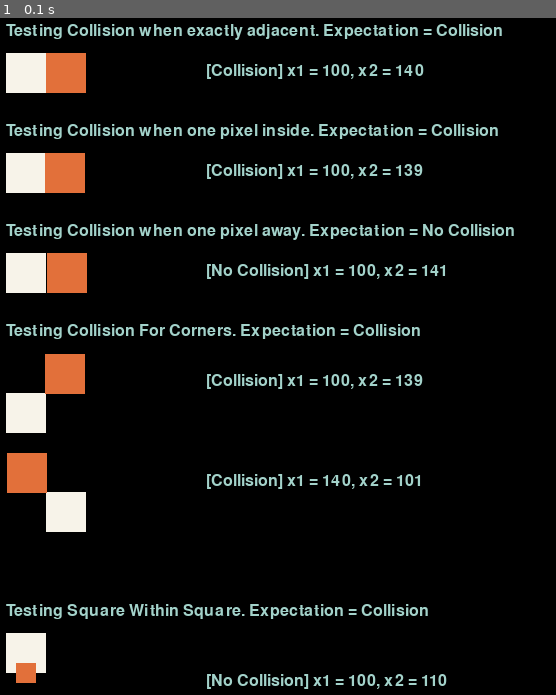
Above: before the commit, frame 1.
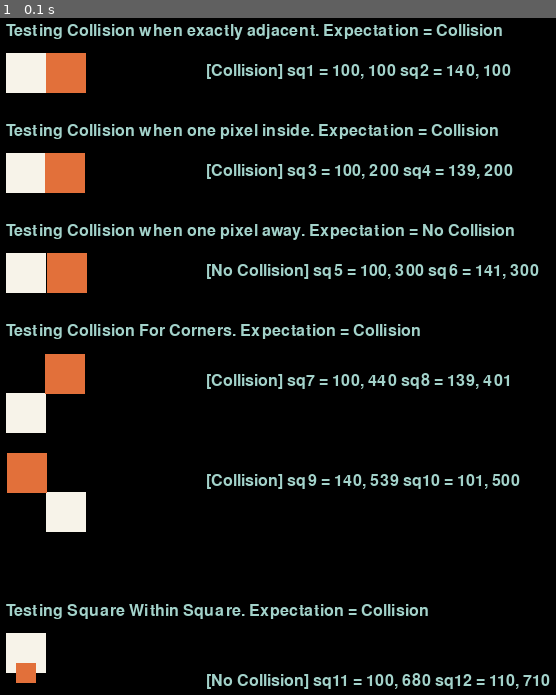
Above: after the commit, the same moment.

Repository: JTSipowicz/ProjectSnakeSolver
Game: pygame game, started from testing.py
Two runs of this game, one before a commit and one after it. Both use one fixed random seed, a clock stepped at 60 frames per second and the inputs below.
Inputs:
- Up to frame 1 (0.1 s): no input

The runs differ from the first frame. In frame 1, 2.3% of the frame differs, in the area x 51-99%, y 6-100%.

Commit message:
Temp Cursed

Diff:
--- /dev/null
+++ b/agent.py
@@ -0,0 +1,136 @@
+import torch
+import random
+import numpy as np
+from collections import deque
+from scoreboard import Scoreboard
+from data_structures import Point
+from model import Linear_QNet, QTrainer
+from helper import plot
+from game import Game
+
+MAX_MEMORY = 100_000
+BATCH_SIZE = 1000
+LR = 0.001
+
+class Agent():
+    def __init__(self):
+        self.num_games = 0
+        self.epsilon = 0    # Control randomness
+        self.gamma = 0.9  # Discount rate
+        self.memory = deque(maxlen=MAX_MEMORY) # Pop at max
+        self.model = Linear_QNet(11, 256, 3)
+        self.trainer = QTrainer(self.model, lr=LR, gamma=self.gamma)
+
+
+    def get_state(self, game):
+        head = game.get_snake_head()
+        snake_len = game.get__snake_length()
+        snake_dir = game.get_snake_direction()
+        food_coor = game.get_food_coor()
+        # Point coordinates are bottom left of rect
+        point_r = Point(head.x + (snake_len * 2), head.y)
+        point_u = Point(head.x, head.y - (snake_len * 2))
+        point_l = Point(head.x - snake_len, head.y)
+        point_d = Point(head.x, head.y + snake_len)
+
+        dir_r = snake_dir == 'RIGHT'
+        dir_u = snake_dir == 'UP'
+        dir_l = snake_dir == 'LEFT'
+        dir_d = snake_dir == 'DOWN'
+
+        state = [
+            # Danger in straight direction
+            (dir_r and game.is_Collision(point_r)) or
+            (dir_u and game.is_Collision(point_u)) or
+            (dir_l and game.is_Collision(point_l)) or
+            (dir_d and game.is_Collision(point_d)),
+
+            # Danger right
+            (dir_r and game.is_Collision(point_u)) or
+            (dir_u and game.is_Collision(point_r)) or
+            (dir_l and game.is_Collision(point_u)) or
+            (dir_d and game.is_Collision(point_l)),
+
+            # Danger left
+            (dir_r and game.is_Collision(point_u)) or
+            (dir_u and game.is_Collision(point_l)) or
+            (dir_l and game.is_Collision(point_d)) or
+            (dir_d and game.is_Collision(point_r)),
+
+            # Direction
+            dir_r,
+            dir_u,
+            dir_l,
+            dir_d,
+
+            # self.food Location
+            food_coor.x < head.x,     # self.food to the left
+            food_coor.x > head.x,     # self.food to the right
+            food_coor.y < head.y,     # self.food above
+            food_coor.y > head.y      # self.food below
+        ]
+
+        return np.array(state, dtype=int)
+
+    def remember(self, state, action, reward, next_state, game_over):
+        self.memory.append((state, action, reward, next_state, game_over)) # Deque, one tuple
+
+    def train_long_memory(self):
+        if len(self.memory) > BATCH_SIZE:
+            mini_sample = random.sample(self.memory, BATCH_SIZE)    # List of tuples
+        else:
+            mini_sample = self.memory
+
+        states, actions, rewards, next_states, game_overs = zip(*mini_sample)
+        self.trainer.train_step(states, actions, rewards, next_states, game_overs)
+
+    def train_short_memory(self, state, action, reward, next_state, game_over):
+        self.trainer.train_step(state, action, reward, next_state, game_over)
+
+    def get_action(self, state):
+        # Random moves: exploration
+        self.epsilon = 80 - self.num_games
+        final_move = [0, 0, 0]
+        if(random.randint(0, 200)) < self.epsilon:
+            move = random.randint(0, 2)
+            final_move[move] = 1
+        else:
+            state0 = torch.tensor(state, dtype=torch.float)
+            prediction = self.model(state0)
+            move = torch.argmax(prediction).item()
+            final_move[move] = 1
+        return final_move
+
+    def train(self, scoreboard):
+        plot_scores = []
+        plot_mean_scores = []
+        total_score = 0
+        record = 0
+        game = Game(fps=30, scoreboard=scoreboard, mode='AI')
+        while True:
+            old_state = self.get_state(game)
+            final_move = self.get_action(old_state)
+            reward, game_over, score = game.game_loop(action=final_move)
+            new_state = self.get_state(game)
+
+            self.train_short_memory(old_state, final_move, reward, new_state, game_over)
+            self.remember(old_state, final_move, reward, new_state, game_over)
+
+            if game_over:
+                # Long memory
+                game.reset()
+                self.num_games += 1
+                self.train_long_memory()
+
+                if score > record:
+                    record = score
+                    self.model.save()
+
+                print('Game: ', self.num_games, 'Score: ', score, 'Record: ', record)
+
+    def plot():
+        plot_scores.append(score)
+        total_score += score
+        mean_scores = total_score / self.num_games
+        plot_mean_scores.append(mean_scores)
+        plot(plot_scores, plot_mean_scores)
--- a/game.py
+++ b/game.py
@@ -7,110 +7,127 @@
 from food import Food
 from math_functions import compareSquares
 from data_structures import Point
+import numpy as np
+import os
 
-# Reset
-# Reward
-# Play() -> Direction
-# Game_iteration
-# is_Collision
+window_x = 500
+window_y = 300
 
-SCREEN_WIDTH = 600
-SCREEN_HEIGHT = 400
-GAME_SPEED = 30
+os.environ['SDL_VIDEO_WINDOW_POS'] = str(window_x) + ',' + str(window_y)
+
+class Game:
+
+    def __init__(self, fps, scoreboard, width=640, height=480, mode='Player'):
+        pygame.init()
+        self.width = width
+        self.height = height
+        self.game_speed = fps
+        self.iterations = 0
+        self.scoreboard = scoreboard
+        self.mode = mode
+        self.isGameRunning = True
+        self.font = pygame.font.SysFont(None, 24)
+        pygame.display.set_caption("Snake Game")
+        self.clock = pygame.time.Clock()
+        self.surface = pygame.display.set_mode((self.width, self.height))
+        self.snake = Snake(self.surface, COLORS["snake_color"], self.width, self.height)
+        self.food = Food(self.surface, COLORS["food_color"], self.width, self.height)
+        if mode == 'Player':
+            self.scoreboard.set_type_Player()
+        else:
+            self.scoreboard.set_type_AI()
+
+    def reset(self):
+        self.snake.reset()
+        while self.is_bad_spawn():
+            self.food.respawn()
+        self.scoreboard.update()
+        self.scoreboard.save_scores()
+        self.scoreboard.reset_score()
+
+    def player_game_loop(self):
+        if self.mode == 'Player':
+            while self.isGameRunning == True:
+                self.game_loop()
+        self.quit()
+
+    def game_loop(self, action=None):
+        self.surface.fill(COLORS["game_color"])
+        self.snake.draw()
+        self.food.draw()
+        game_over = False
 
 
-
-clock = pygame.time.Clock()
-class Game:
-
-    def __init__(self):
-        pass
-
-
-    def game_loop(self, scoreboard, mode):
-        pygame.init()
-        pygame.display.set_caption("Snake Game")
-        self.surface = pygame.display.set_mode((SCREEN_WIDTH, SCREEN_HEIGHT))
-        font = pygame.font.SysFont(None, 24)
-        isGameRunning = True
-        self.snake = Snake(self.surface, COLORS["snake_color"], SCREEN_WIDTH, SCREEN_HEIGHT)
-        self.food = Food(self.surface, COLORS["food_color"], SCREEN_WIDTH, SCREEN_HEIGHT)
-
-        if mode == 'Player':
-            scoreboard.set_type_Player()
-        else:
-            scoreboard.set_type_AI()
-
-        while isGameRunning:
-            self.surface.fill(COLORS["game_color"])
-            self.snake.draw_snake()
-            self.food.draw()
-
+            # Control Input
+        if self.mode == 'Player':
             for event in pygame.event.get():
                 if event.type == pygame.QUIT:
                     isGameRunning = False
-
-                # Control Input
-                if mode == 'Player':
-                    if event.type == pygame.KEYDOWN:
-                        if event.key == pygame.K_UP:
-                            self.snake.move_up()
-                        elif event.key == pygame.K_DOWN:
-                            self.snake.move_down()
-                        elif event.key == pygame.K_LEFT:
-                            self.snake.move_left()
-                        elif event.key == pygame.K_RIGHT:
-                            self.snake.move_right()
-                        if event.key == pygame.K_ESCAPE:
-                            isGameRunning = False
-                elif mode == 'AI':
-                    pass
+                self.player_input(event)
+        elif self.mode == 'AI':
+            self.AI_input(action)
 
 
-            self.snake.move_snake()
+        self.snake.move_snake()
 
-            # Display Score
-            score_text = font.render(str(scoreboard.get_score()), True, COLORS['text_color'])
-            self.surface.blit(score_text, (300, 50))
+        # Display Score
+        score_text = self.font.render(str(self.scoreboard.get_score()), True, COLORS['text_color'])
+        self.surface.blit(score_text, (300, 50))
 
-            # Boundary Collision
-            if (self.snake.get_head().x >= SCREEN_WIDTH or self.snake.get_head().x < 0
-                or self.snake.get_head().y > SCREEN_HEIGHT or self.snake.get_head().y < 0):
-                if mode == 'Player':
-                    #isGameRunning = False
-                    self.snake.reset_snake()
-                    while self.is_bad_spawn():
-                        self.food.respawn()
-                else:
-                    pass
-                scoreboard.update()
-                scoreboard.save_scores()
-                scoreboard.reset_score()
+        # Collision
+        if self.is_Collision(self.snake.get_head()):
+            if self.mode == 'Player':
+                #isGameRunning = False
+                self.snake.reset()
+            elif self.mode == 'AI':
+                self.snake.reset()
+                game_over = True
+                reward = -10
+                return reward, game_over, self.scoreboard.get_score()
 
-            # Self Collision
-            if self.snake.check_self_collision():
-                if mode == 'Player':
-                    #isGameRunning = False
-                    self.snake.reset_self.snake()
-                    while self.is_bad_spawn():
-                        self.food.respawn()
-                else:
-                    pass
-                scoreboard.update()
-                scoreboard.save_scores()
-                scoreboard.reset_score()
+        # food Collision
+        if compareSquares(self.snake.get_head(), self.food.get_coor(), self.snake.get_length(), self.food.get_length()):
+            self.snake.eat_food()
+            while self.is_bad_spawn():
+                self.food.respawn()
+            scoreboard.increase_score()
+            reward = 10
 
-            # food Collision
-            if compareSquares(self.snake.get_head(), self.food.get_coor(), self.snake.get_length(), self.food.get_length()):
-                self.snake.eat_food()
-                while self.is_bad_spawn():
-                    self.food.respawn()
-                scoreboard.increase_score()
+        pygame.display.update()
+        self.clock.tick(self.game_speed)
+        if self.mode == 'AI':
+            return reward, game_over, scoreboard.get_score()
 
-            pygame.display.update()
-            clock.tick(GAME_SPEED)
+    def player_input(self, event):
+        if event.type == pygame.KEYDOWN:
+            if event.key == pygame.K_UP:
+                self.snake.move_up()
+            elif event.key == pygame.K_DOWN:
+                self.snake.move_down()
+            elif event.key == pygame.K_LEFT:
+                self.snake.move_left()
+            elif event.key == pygame.K_RIGHT:
+                self.snake.move_right()
+            if event.key == pygame.K_ESCAPE:
+                self.isGameRunning = False
 
+    def AI_input(self, action):
+        # Move straight ahead
+        if np.array_equal(action, [1, 0, 0]):
+            pass
+        elif np.array_equal(action, [0, 1, 0]):
+            self.snake.turn_right()
+        elif np.array_equal(action, [0, 0, 1]):
+            self.snake.turn_left()
+
+    def quit(self):
         pygame.quit()
+
+    def border_collision(self, point):
+        (point.x >= self.width or point.x < 0  or point.y > self.height or point.y < 0)
+
+    def is_Collision(self, point):
+        return self.snake.check_in_snake(point, self.snake.get_length()) or self.border_collision(point)
 
     # Checks if food is spawing inside the self.snake body
     def is_bad_spawn(self):
@@ -118,3 +135,15 @@
             return True
         else:
             return False
+
+    def get_snake_head(self):
+        return self.snake.get_head()
+
+    def get__snake_length(self):
+        return self.snake.get_length()
+
+    def get_snake_direction(self):
+        return self.snake.get_direction()
+
+    def get_food_coor(self):
+        return self.food.get_coor()
--- /dev/null
+++ b/helper.py
@@ -0,0 +1,17 @@
+import matplotlib.pyplot as plt
+from IPython import display
+
+plt.ion()
+
+def plot(scores, mean_scores):
+    display.clear_output(wait=True)
+    display.display(plt.gcf())
+    plt.clf()
+    plt.title('Training')
+    plt.xlabel('Number of Games')
+    plt.ylabel('Score')
+    plt.plot(scores)
+    plt.plot(mean_scores)
+    plt.ylim(ymin=0)
+    plt.text(len(scores) - 1, scores[-1], str(scores[-1]))
+    plt.text(len(mean_scores) - 1, mean_scores[-1], str(mean_scores[-1]))
--- a/main_menu.py
+++ b/main_menu.py
@@ -3,10 +3,12 @@
 from scoreboard import Scoreboard
 from colors import COLORS
 from game import Game
+from agent import Agent
 
 scoreboard = Scoreboard()
 scoreboard.load_scores()
-game = Game()
+game = Game(30, scoreboard, width=640, height=480)
+agent = Agent()
 
 class Menu(Tk):
     def __init__(self):
@@ -31,7 +33,7 @@
         title_label = Label(self.menu_frame, text="Snake Solver", font=("Noto Sans", 32, "bold"), bg=COLORS['background'], fg=COLORS["text_color"])
         title_label.grid(column=0, row=0, pady=30)
 
-        play_button = Button(self.menu_frame, text="Play Snake", font=("Noto Sans", 24, "bold"), bg=COLORS["box_color"], fg=COLORS["light_text"], command=lambda: game.game_loop(scoreboard, 'Player'))
+        play_button = Button(self.menu_frame, text="Play Snake", font=("Noto Sans", 24, "bold"), bg=COLORS["box_color"], fg=COLORS["light_text"], command=lambda: game.player_game_loop())
         play_button.grid(column=0, row=1, pady=30)
 
         AI_button = Button(self.menu_frame, text="Manage AI", font=("Noto Sans", 24, "bold"), bg=COLORS["box_color"], fg=COLORS["light_text"], command=self.show_ai_menu)
@@ -61,8 +63,8 @@
         ai_go_back_button = Button(self.ai_frame, text="Back", font=("Noto Sans", 24, "bold"), bg=COLORS["box_color"], fg=COLORS["light_text"], command=self.show_main_menu)
         ai_go_back_button.grid(column=1, row=0, pady=30, sticky="E")
 
-        fit_button = Button(self.ai_frame, text="Fit Model", font=("Noto Sans", 24, "bold"), bg=COLORS["box_color"], fg=COLORS["light_text"], width=14, command=self.fit_model())
-        fit_button.grid(column=0, row=1, pady=30, columnspan=2)
+        train_button = Button(self.ai_frame, text="Train Model", font=("Noto Sans", 24, "bold"), bg=COLORS["box_color"], fg=COLORS["light_text"], width=14, command=lambda: agent.train(scoreboard))
+        train_button.grid(column=0, row=1, pady=30, columnspan=2)
 
         test_button = Button(self.ai_frame, text="Test Model", font=("Noto Sans", 24, "bold"), bg=COLORS["box_color"], fg=COLORS["light_text"], width=14, command=self.test_model)
         test_button.grid(column=0, row=2, pady=30, columnspan=2)
--- /dev/null
+++ b/model.py
@@ -0,0 +1,66 @@
+import torch
+import torch.nn as nn
+import torch.optim as optim
+import torch.nn.functional as F
+import os
+
+
+class Linear_QNet(nn.Module):
+    def __init__(self, input_size, hiddden_size, output_size):
+        super().__init__()
+        self.linear1 = nn.Linear(input_size, hiddden_size)
+        self.linear2 = nn.Linear(hiddden_size, output_size)
+
+    def forward(self, x):       # x is tensor
+        x = F.relu(self.linear1(x))
+        x = self.linear2(x)
+        return x
+
+    def save(self, file_name='model.pth'):
+        model_folder_path = './model'
+        if not os.path.exists(model_folder_path):
+            os.makedirs(model_folder_path)
+
+        file_name = os.path.join(model_folder_path, file_name)
+        torch.save(self.state_dict, file_name)
+
+class QTrainer:
+    def __init__(self, model, lr, gamma):
+        self.lr = lr
+        self.gamma = gamma
+        self.model = model
+        self.optimizer = optim.Adam(model.parameters(), lr=self.lr)
+        self.criterion = nn.MSELoss()
+
+    def train_step(self, state, action, reward, next_state, game_over):
+        state = torch.tensor(state, dtype=torch.float)
+        next_state = torch.tensor(next_state, dtype=torch.float)
+        action = torch.tensor(action, dtype=torch.long)
+        reward = torch.tensor(reward, dtype=torch.float)
+        # (num, x)
+
+        if len(state.shape) == 1:
+            # Get in correct shape (1, x)
+            state = torch.unsqueeze(state, 0)
+            next_state = torch.unsqueeze(next_state, 0)
+            action = torch.unsqueeze(action, 0)
+            reward = torch.unsqueeze(reward, 0)
+            game_over = (game_over, )
+
+        # Predicted Q values with current state
+        pred = self.model(state)
+
+        target = pred.clone()
+        for index in range(len(game_over)):
+            Q_new = reward[index]
+            if not game_over[index]:
+                Q_new = reward[index] + self.gamma * torch.max(self.model(next_state[index]))
+
+            target[index][torch.argmax(action).item()] = Q_new
+
+        # Empty gradiant
+        self.optimizer.zero_grad()
+        loss = self.criterion(target, pred)
+        loss.backward()
+
+        self.optimizer.step()
--- a/snake.py
+++ b/snake.py
@@ -16,9 +16,8 @@
                         Point(width - LENGTH, height),
                         Point(width - (LENGTH * 2), height),
                         Point(width - (LENGTH * 3), height)]
-        self.draw_snake()
 
-    def draw_snake(self):
+    def draw(self):
         for seg in self.segments:
             pygame.draw.rect(self.surface, self.color,[seg.x, seg.y, LENGTH, LENGTH])
 
@@ -55,6 +54,26 @@
         if self.direction != 'LEFT':
             self.direction = 'RIGHT'
 
+    def turn_right(self):
+        if self.direction != 'RIGHT':
+            self.direction = 'DOWN'
+        if self.direction != 'UP':
+            self.direction = 'RIGHT'
+        if self.direction != 'LEFT':
+            self.direction = 'UP'
+        if self.direction != 'DOWN':
+            self.direction = 'LEFT'
+
+    def turn_left(self):
+        if self.direction != 'RIGHT':
+            self.direction = 'UP'
+        if self.direction != 'UP':
+            self.direction = 'LEFT'
+        if self.direction != 'DOWN':
+            self.direction = 'UP'
+        if self.direction != 'DOWN':
+            self.direction = 'RIGHT'
+
     def eat_food(self):
         self.hasEaten = True
 
@@ -70,7 +89,7 @@
                 return True
         return False
 
-    def reset_snake(self):
+    def reset(self):
         self.head = Point(300, 200)
         self.segments = [Point(300, 200), Point(300 - LENGTH, 200), Point(300 - (LENGTH * 2), 200), Point(300 - (LENGTH * 3), 200)]
         self.direction = 'RIGHT'
--- a/testing.py
+++ b/testing.py
@@ -33,9 +33,9 @@
     heading1 = font.render("Testing Collision when exactly adjacent. Expectation = Collision", True, TEXT)
     surface.blit(heading1, (100, 70))
     if compareSquares(sq1, sq2, sq1_width, sq2_width):
-        text = font.render("[Collision] x1 = {}, x2 = {}".format(sq1.x, sq2.x), True, TEXT)
+        text = font.render("[Collision] sq1 = {}, {} sq2 = {}, {}".format(sq1.x, sq1.y, sq2.x, sq2.y), True, TEXT)
     else:
-        text = font.render("[No Collision] x1 = {}, x2 = {}".format(sq1.x, sq2.x), True, TEXT)
+        text = font.render("[No Collision] sq1 = {}, {} sq2 = {}, {}".format(sq1.x, sq1.y, sq2.x, sq2.y), True, TEXT)
     surface.blit(text, (300, 110))
 
     # TESTING CASE II
@@ -51,9 +51,9 @@
     heading1 = font.render("Testing Collision when one pixel inside. Expectation = Collision", True, TEXT)
     surface.blit(heading1, (100, 170))
     if compareSquares(sq3, sq4, sq3_width, sq4_width):
-        text = font.render("[Collision] x1 = {}, x2 = {}".format(sq3.x, sq4.x), True, TEXT)
+        text = font.render("[Collision] sq3 = {}, {} sq4 = {}, {}".format(sq3.x, sq3.y, sq4.x, sq4.y), True, TEXT)
     else:
-        text = font.render("[No Collision] x1 = {}, x2 = {}".format(sq3.x, sq4.x), True, TEXT)
+        text = font.render("[No Collision] sq3 = {}, {} sq4 = {}, {}".format(sq3.x, sq3.y, sq4.x, sq4.y), True, TEXT)
     surface.blit(text, (300, 210))
 
     # TESTING CASE III
@@ -69,9 +69,9 @@
     heading1 = font.render("Testing Collision when one pixel away. Expectation = No Collision", True, TEXT)
     surface.blit(heading1, (100, 270))
     if compareSquares(sq5, sq6, sq5_width, sq6_width):
-        text = font.render("[Collision] x1 = {}, x2 = {}".format(sq5.x, sq6.x), True, TEXT)
+        text = font.render("[Collision] sq5 = {}, {} sq6 = {}, {}".format(sq5.x, sq5.y, sq6.x, sq6.y), True, TEXT)
     else:
-        text = font.render("[No Collision] x1 = {}, x2 = {}".format(sq5.x, sq6.x), True, TEXT)
+        text = font.render("[No Collision] sq5 = {}, {} sq6 = {}, {}".format(sq5.x, sq5.y, sq6.x, sq6.y), True, TEXT)
     surface.blit(text, (300, 310))
 
     # TESTING CORNERS
@@ -91,9 +91,9 @@
     # Comparison SQ7 and SQ8
 
     if compareSquares(sq7, sq8, sq7_width, sq8_width):
-        text = font.render("[Collision] x1 = {}, x2 = {}".format(sq7.x, sq8.x), True, TEXT)
+        text = font.render("[Collision] sq7 = {}, {} sq8 = {}, {}".format(sq7.x, sq7.y, sq8.x, sq8.y), True, TEXT)
     else:
-        text = font.render("[No Collision] x1 = {}, x2 = {}".format(sq7.x, sq8.x), True, TEXT)
+        text = font.render("[No Collision] sq7 = {}, {} sq8 = {}, {}".format(sq7.x, sq7.y, sq8.x, sq8.y), True, TEXT)
     surface.blit(text, (300, 420))
 
     # TESTING CASE V BOTTOM
@@ -108,9 +108,9 @@
     # Comparison SQ9 and SQ10
 
     if compareSquares(sq9, sq10, sq9_width, sq10_width):
-        text = font.render("[Collision] x1 = {}, x2 = {}".format(sq9.x, sq10.x), True, TEXT)
+        text = font.render("[Collision] sq9 = {}, {} sq10 = {}, {}".format(sq9.x, sq9.y, sq10.x, sq10.y), True, TEXT)
     else:
-        text = font.render("[No Collision] x1 = {}, x2 = {}".format(sq9.x, sq10.x), True, TEXT)
+        text = font.render("[No Collision] sq9 = {}, {} sq10 = {}, {}".format(sq9.x, sq9.y, sq10.x, sq10.y), True, TEXT)
     surface.blit(text, (300, 520))
 
     # Testing Case VI Square Exactly Within Square
@@ -127,9 +127,9 @@
     # Comparison sq11 and sq12
 
     if compareSquares(sq11, sq12, sq11_width, sq12_width):
-        text = font.render("[Collision] x1 = {}, x2 = {}".format(sq11.x, sq12.x), True, TEXT)
+        text = font.render("[Collision] sq11 = {}, {} sq12 = {}, {}".format(sq11.x, sq11.y, sq12.x, sq12.y), True, TEXT)
     else:
-        text = font.render("[No Collision] x1 = {}, x2 = {}".format(sq11.x, sq12.x), True, TEXT)
+        text = font.render("[No Collision] sq11 = {}, {} sq12 = {}, {}".format(sq11.x, sq11.y, sq12.x, sq12.y), True, TEXT)
     surface.blit(text, (300, 720))
 
     for event in pygame.event.get():
